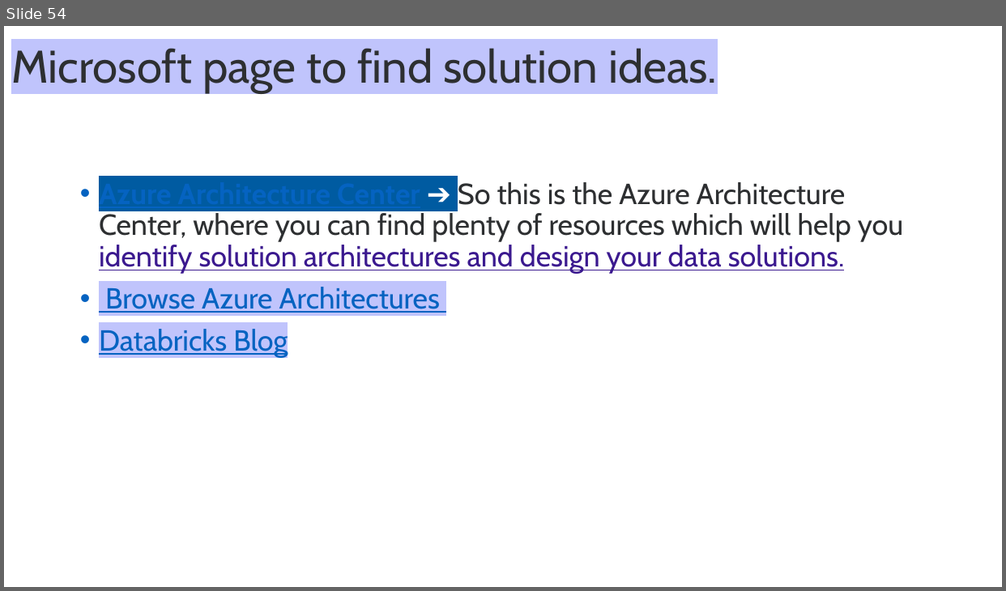
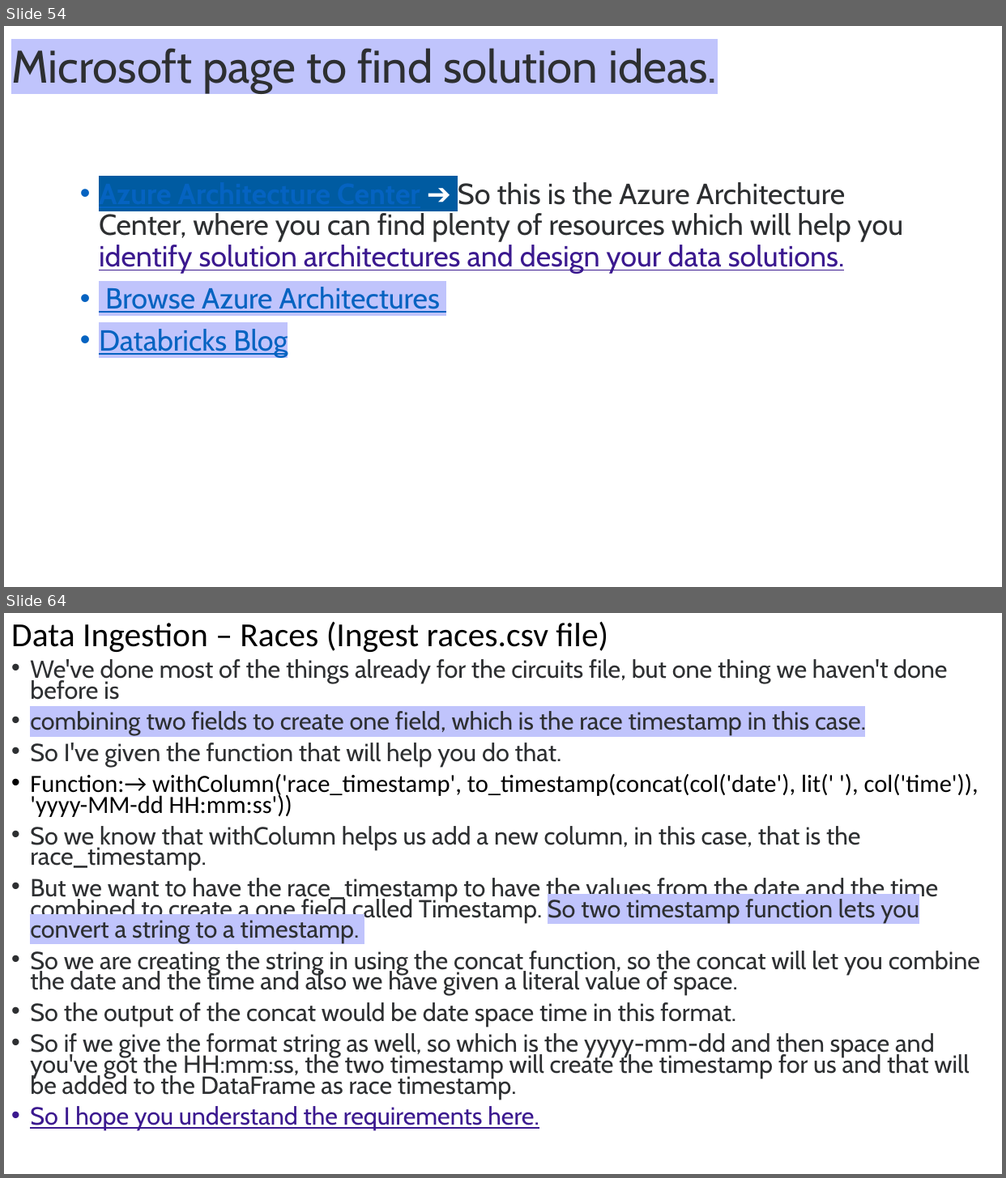
Before and after one commit to Hamza20203064/QuantumFlow-Databricks-ETL, a slide deck: Azure Databricks.pptx. Shown one above the other, each under a label of ours: slide 54 before the commit, slides 54 and 64 after it; the slides between them are not shown. The pictures are 1006x591 and 1006x1178 pixels, drawn with LibreOffice and Linux fonts; fonts in the diff are those of the drawing. Boxes give left, top, right and bottom in pixels: in the first picture for what was removed or moved away, otherwise in the second. Text is boxed around its words. In the diff, an @@ line names an element or a change of style, - is before the commit and + after.

```diff
--- a/Azure Databricks.pptx
+++ b/Azure Databricks.pptx
@@ slide 64 added at [4, 613, 1002, 1174], background #FFFFFF @@
@@ title added at [11, 621, 608, 652], 32.4 pt, text #000000 @@
+Data Ingestion – Races (Ingest races.csv file)
@@ text added at [30, 659, 980, 1131], 23.8 pt, text #2D2F31 @@
+• We've done most of the things already for the circuits file, but one thing we haven't done before is
+• combining two fields to create one field, which is the race timestamp in this case.
+• So I've given the function that will help you do that.
+• Function:→ withColumn('race_timestamp', to_timestamp(concat(col('date'), lit(' '), col('time')), 'yyyy-MM-dd HH:mm:ss'))
+• So we know that withColumn helps us add a new column, in this case, that is the race_timestamp.
+• But we want to have the race_timestamp to have the values from the date and the time combined to create a one field called Timestamp. So two timestamp function lets you convert a string to a timestamp.
+• So we are creating the string in using the concat function, so the concat will let you combine the date and the time and also we have given a literal value of space.
+• So the output of the concat would be date space time in this format.
+• So if we give the format string as well, so which is the yyyy-mm-dd and then space and you've got the HH:mm:ss, the two timestamp will create the timestamp for us and that will be added to the DataFrame as race timestamp.
+• So I hope you understand the requirements here.
```
Also in this commit, not shown: 12 other slides added, 2 other files.
